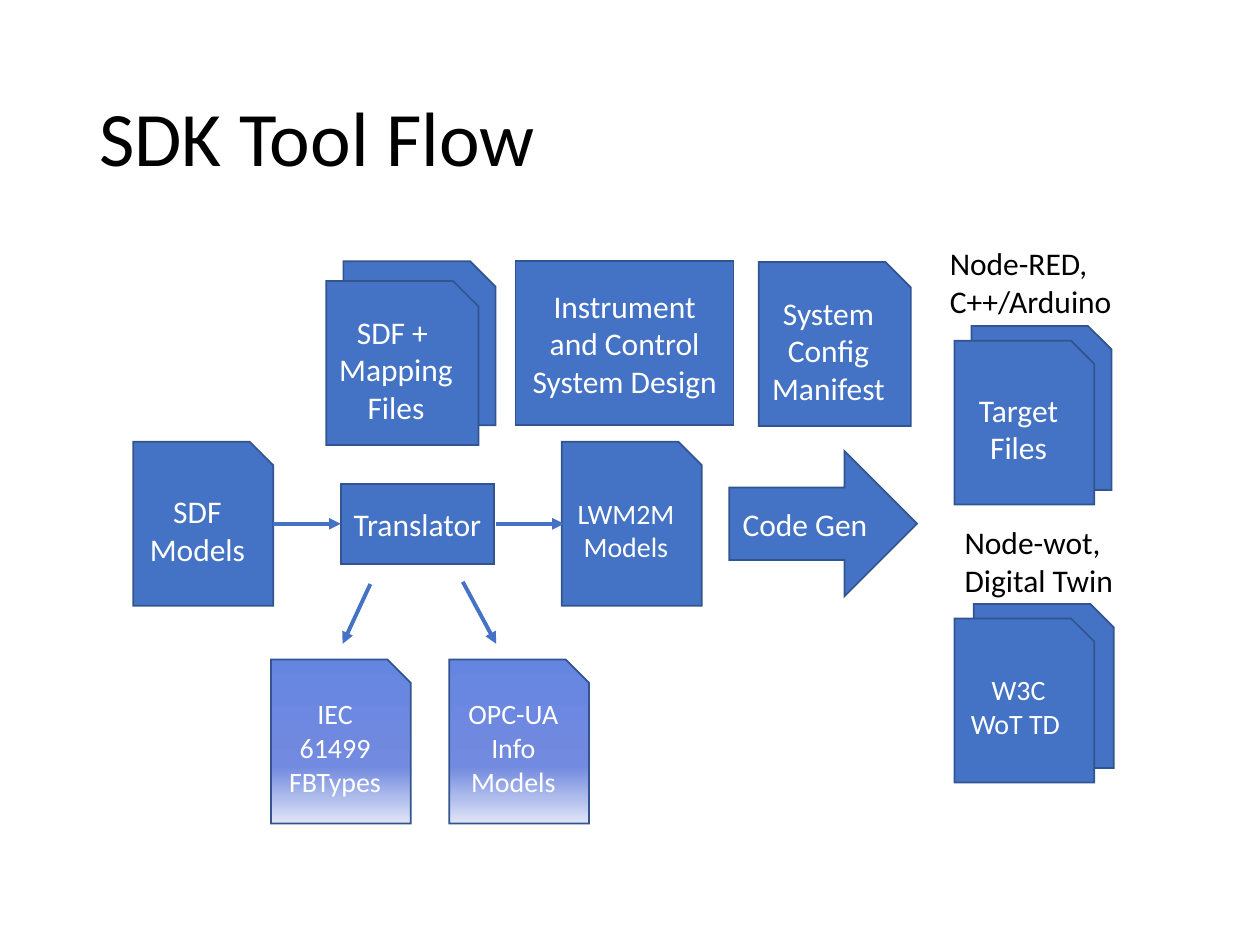
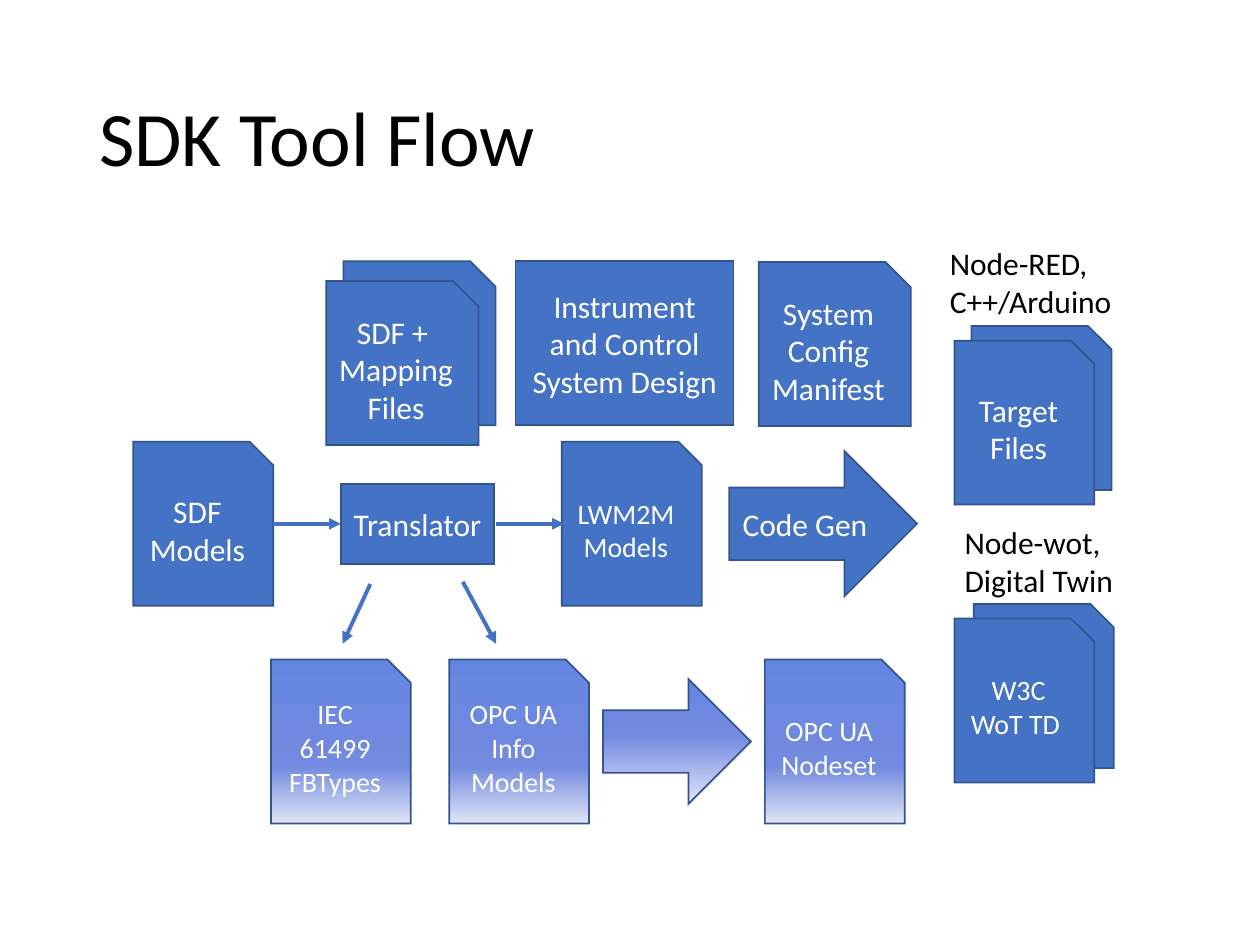
Before and after one commit to mjkoster/onefb-ide, a slide deck: slide 9 of documents/IotForIndustrialControls.pptx. Drawn at 1260x945 pixels with LibreOffice and Linux fonts; fonts in the diff are those of the drawing. Boxes give left, top, right and bottom in pixels: in the first picture for what was removed or moved away, otherwise in the second. Text is boxed around its words. In the diff, an @@ line names an element or a change of style, - is before the commit and + after.

```diff
--- a/documents/IotForIndustrialControls.pptx
+++ b/documents/IotForIndustrialControls.pptx
@@ snip rect added at box(765, 659, 905, 823), fill gradient #6685E1 to #728CDE to #E0E5F7, outline #325491 1 pt, 16 pt, text #FFFFFF @@
+OPC UA Nodeset
@@ right arrow added at box(604, 679, 751, 804), fill gradient #6685E1 to #728CDE to #E0E5F7, outline #325491 1 pt @@
@@ text in snip rect at box(470, 706, 557, 758): text changed @@
-OPC-UA Info
+OPC UA Info
```
Also in this commit, not shown: 1 slide added, 38 other files.
